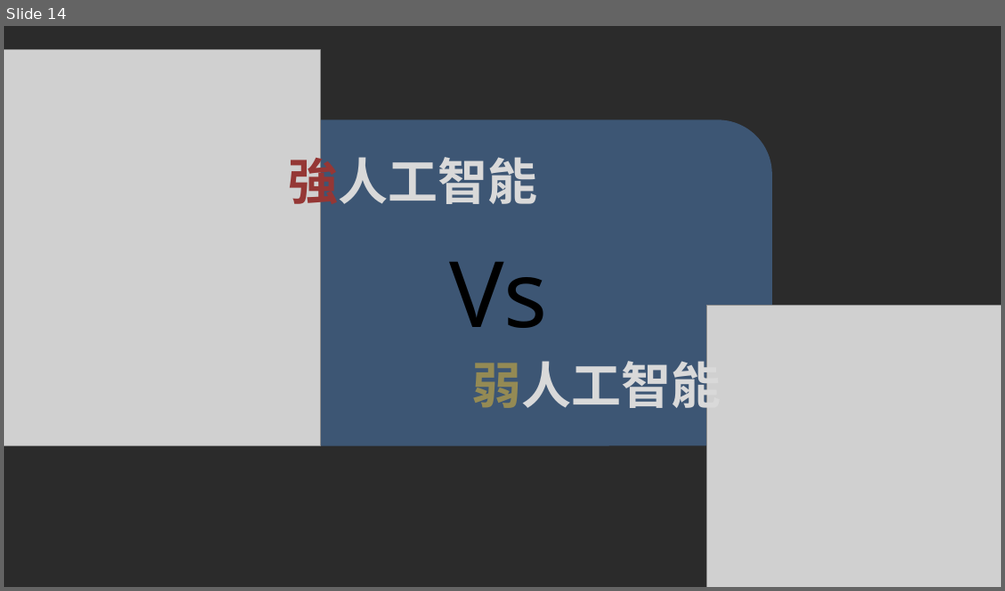
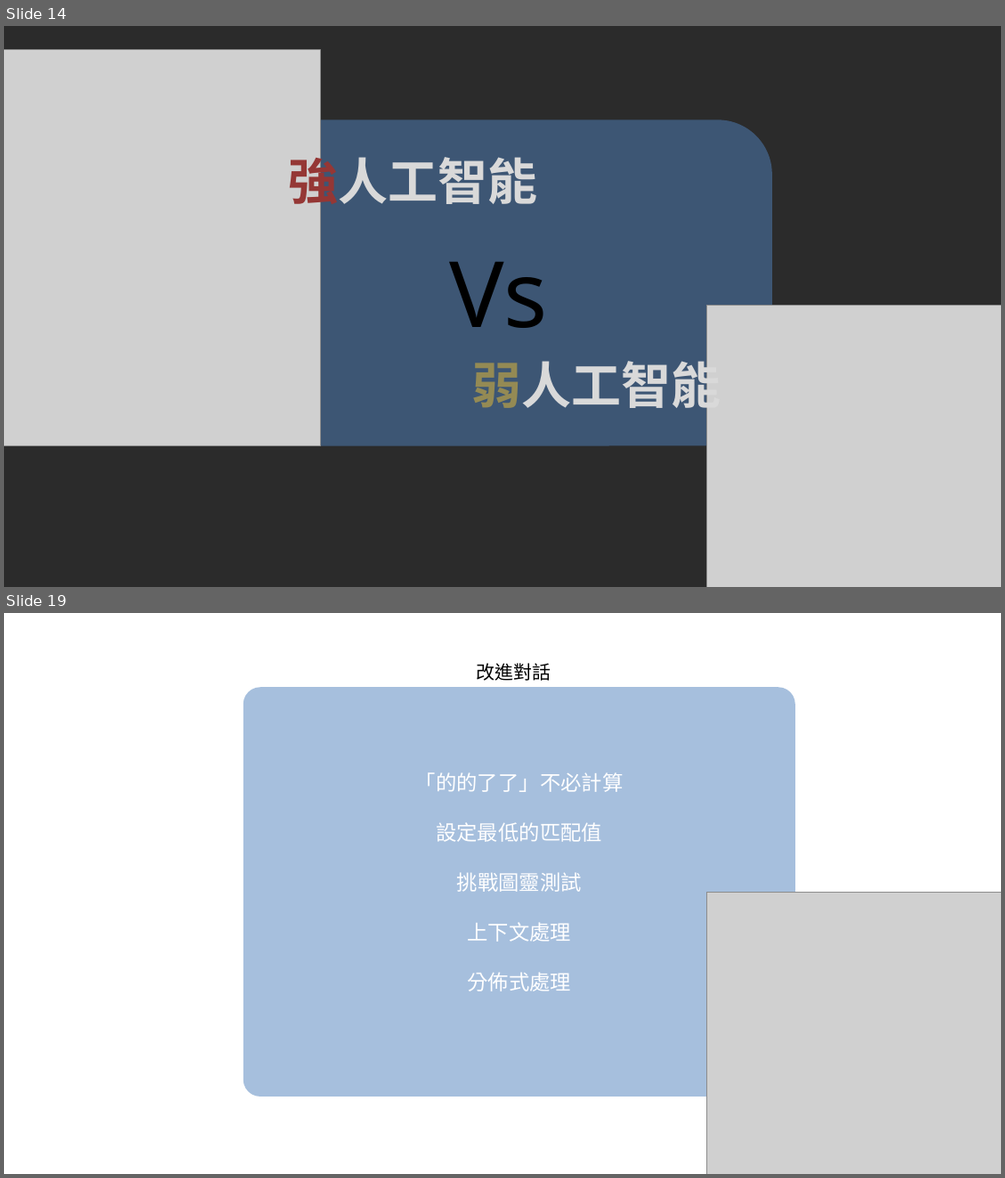
Before and after one commit to pcmsricky/chatbot, a slide deck: NLP2.pptx. Shown one above the other, each under a label of ours: slide 14 before the commit, slides 14 and 19 after it; the slides between them are not shown. The pictures are 1005x591 and 1005x1178 pixels, drawn with LibreOffice and Linux fonts; fonts in the diff are those of the drawing; grey boxes stand for pictures; background and template pictures are left out; a plain dark background stands for a picture behind light text. Boxes give left, top, right and bottom in pixels: in the first picture for what was removed or moved away, otherwise in the second. Text is boxed around its words. In the diff, an @@ line names an element or a change of style, - is before the commit and + after.

```diff
--- a/NLP2.pptx
+++ b/NLP2.pptx
@@ slide 19 added at [4, 613, 1001, 1174], background picture (left out) @@
@@ text added at [477, 663, 551, 681], 18 pt, text #000000 @@
+改進對話
@@ rounded rectangle added at [243, 687, 795, 1096], fill #4F81BD at 50% opacity, 20 pt, text #FFFFFF @@
+「的的了了」不必計算
+設定最低的匹配值
+挑戰圖靈測試
+上下文處理
+分佈式處理
@@ picture added at [707, 892, 1001, 1174] @@
```
Also in this commit, not shown: 10 slides changed, 3 other slides added, 1 slide removed, 3 other files.
